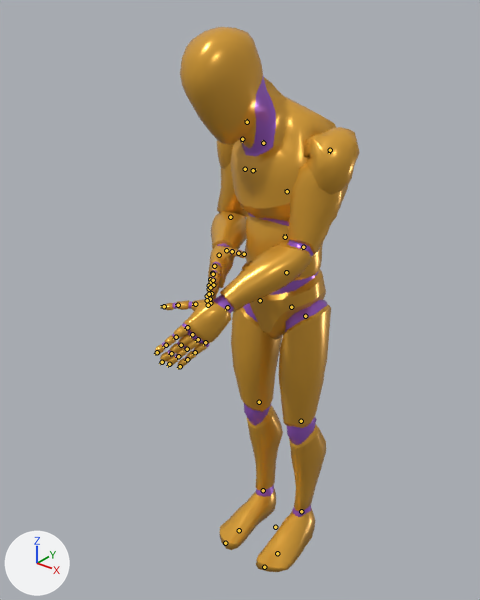
Renders of the glTF model apps/web/public/models/anim-library.glb from each side of a commit.
Rendered twice from a camera (50 mm lens) standing at (1.086, -1.577, 1.886) and looking at (-0.056, -0.149, 1.001). Arrows for +X, +Y and +Z are at lower left; the lights stay in place. The first picture is the older version. Both versions are drawn at frame 0 of the action 'Rig|Bow_RunCarry'; the numbers are the values there. The bones that bend it are drawn over the model as lines.

The first picture shows 'Mannequin'.
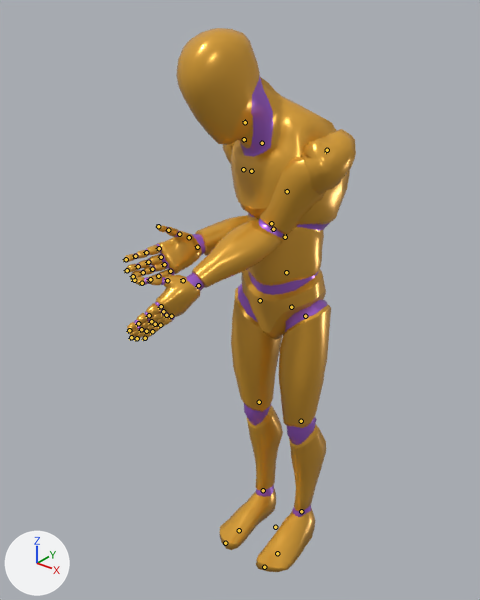
What differs and where, as boxes [x1, y1, x2, y2] in the pictures (480 x 600 px):
'Mannequin', posed (13% wider): before [155, 27, 360, 572]; after [124, 28, 356, 572]
bone 'upperarm_l', root to tip: before (330, 150) to (329, 153); after (327, 150) to (325, 153)
bone 'upperarm_r', root to tip: before (242, 139) to (242, 142); after (244, 139) to (245, 142)

The change in detail:
Bone 'spine_03' (bone_spine_03) turns from (28, -14, 5) to (29, -17, 6) degrees about its own x, y and z.
Bone 'upperarm_l' (bone_upperarm_l) turns from (47, 23, -81) to (45, 18, -116) degrees about its own x, y and z.
Bone 'upperarm_r' (bone_upperarm_r) turns from (41, -43, 38) to (23, -20, 100) degrees about its own x, y and z.
